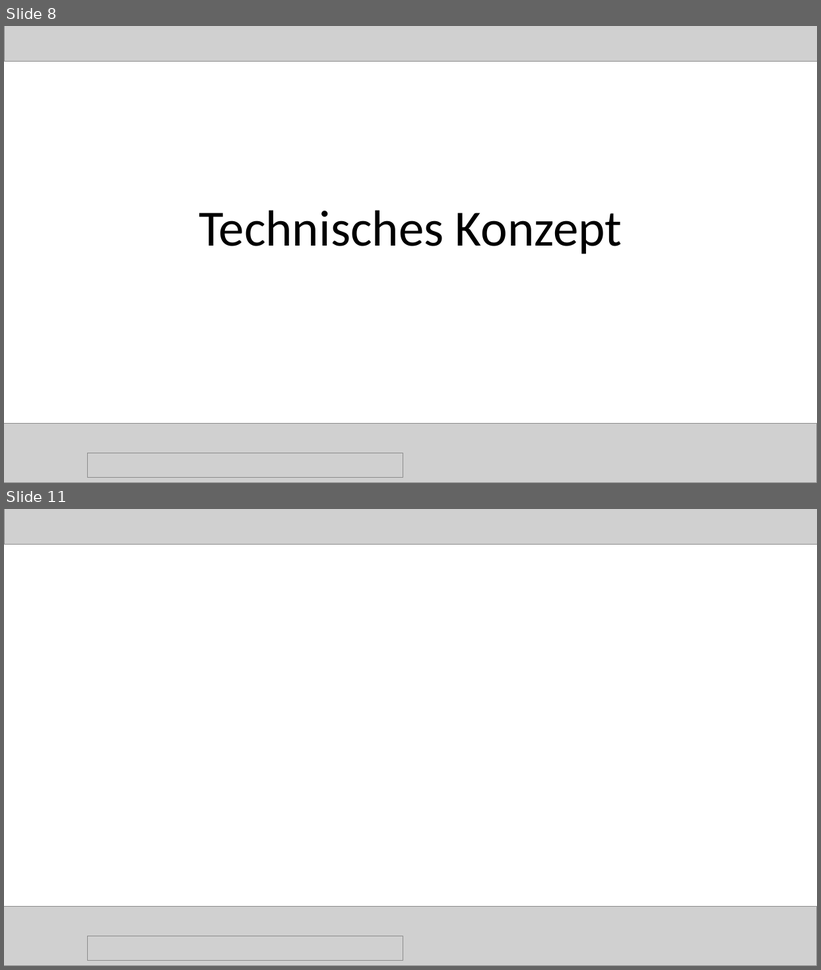
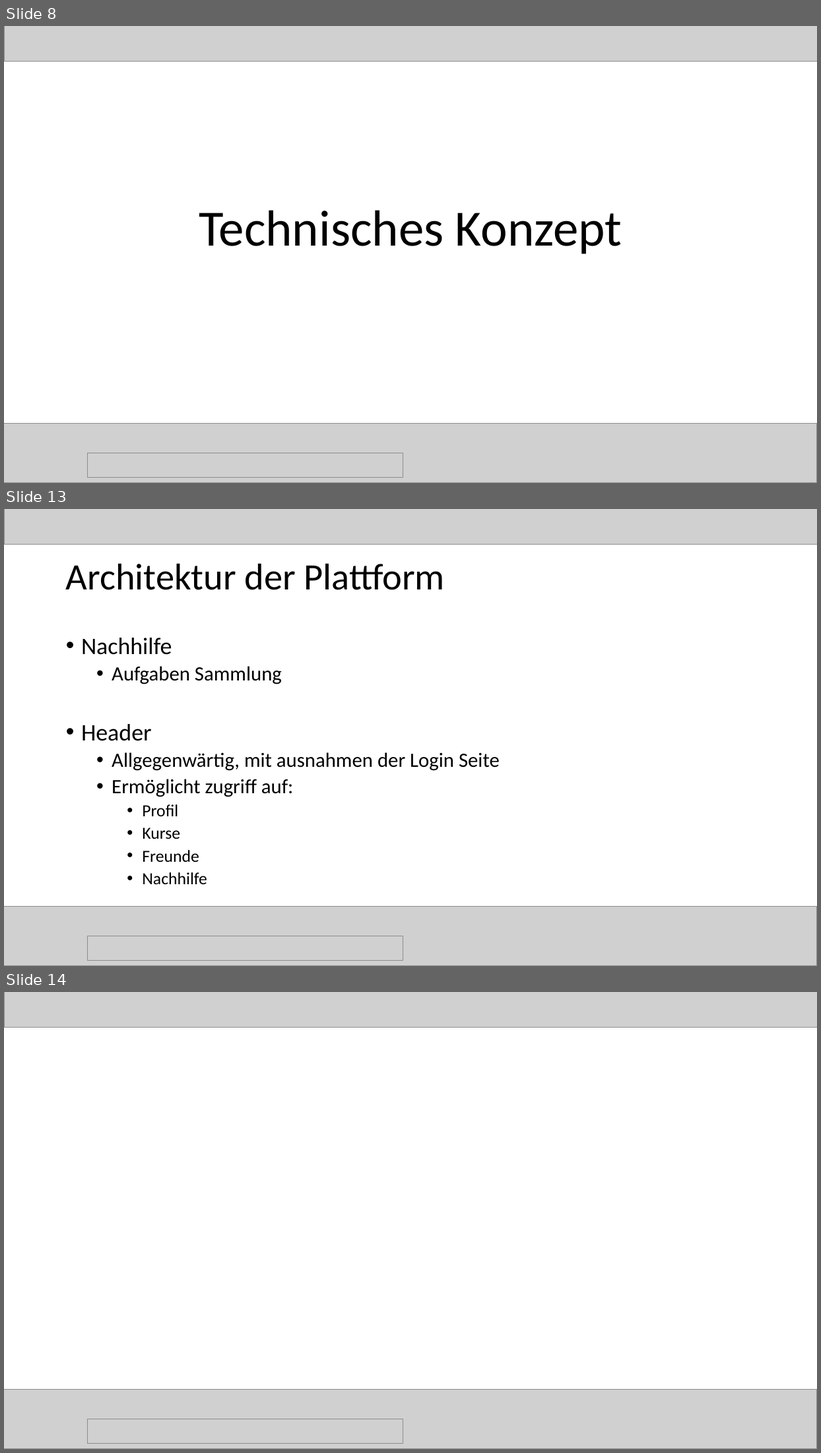
Before and after one commit to magharmi/StudentenFuerStudenten, a slide deck: websitePPneu.pptx. Shown one above the other, each under a label of ours: slides 8 and 11 before the commit, slides 8, 13 and 14 after it; the slides between them are not shown. The pictures are 821x970 and 821x1453 pixels, drawn with LibreOffice and Linux fonts; fonts in the diff are those of the drawing; grey boxes stand for pictures. Boxes give left, top, right and bottom in pixels: in the first picture for what was removed or moved away, otherwise in the second. Text is boxed around its words. In the diff, an @@ line names an element or a change of style, - is before the commit and + after.

```diff
--- a/websitePPneu.pptx
+++ b/websitePPneu.pptx
@@ slide 13 added at [4, 509, 817, 966], background #FFFFFF @@
@@ picture added at [4, 509, 817, 545] @@
@@ title added at [66, 563, 445, 590], 44 pt, text #000000 @@
+Architektur der Plattform
@@ text added at [81, 638, 500, 885], 24 pt, text #000000 @@
+• Nachhilfe
+  • Aufgaben Sammlung
+• Header
+  • Allgegenwärtig, mit ausnahmen der Login Seite
+  • Ermöglicht zugriff auf:
+    • Profil
+    • Kurse
+    • Freunde
+    • Nachhilfe
@@ picture added at [4, 907, 817, 966] @@
@@ picture added at [87, 937, 403, 960] @@
@@ what was slide 11 is now slide 14 @@
```
Also in this commit, not shown: 1 slide changed, 2 other slides added.
